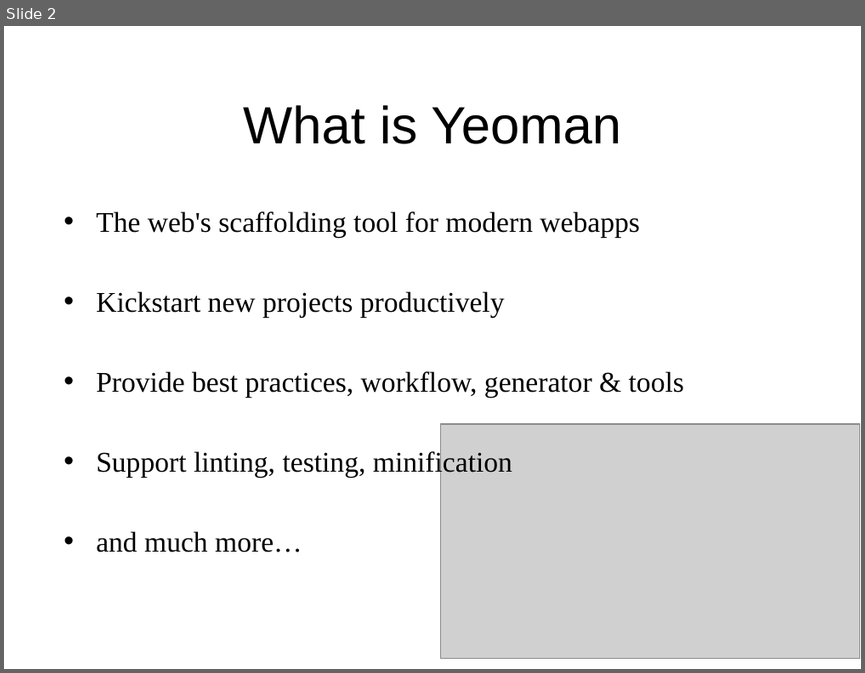
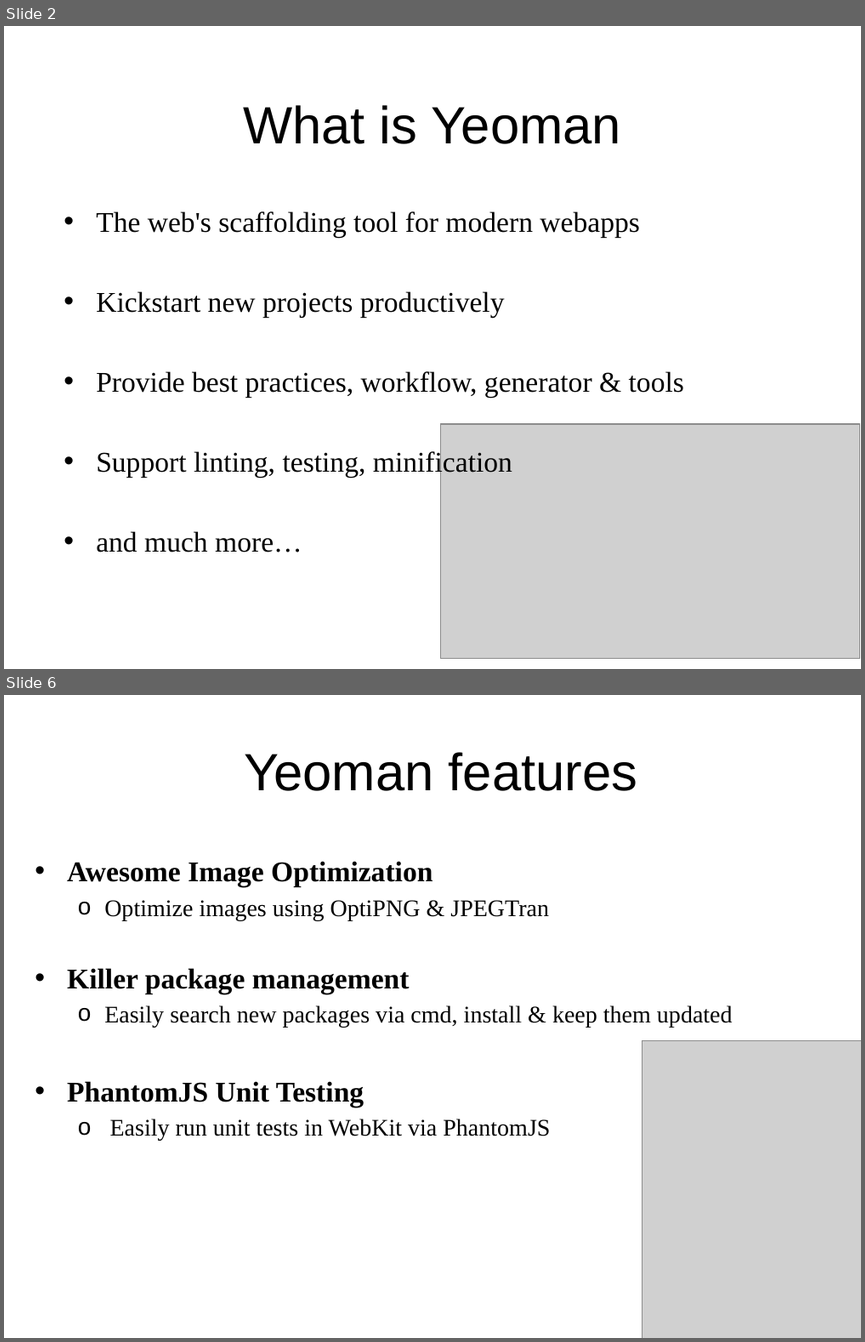
Before and after one commit to sonvq-qsoftvn/angularjs-training, a slide deck: QS_Training_AngularJS_Yeoman, Grunt, Gulp - SonVQ.pptx. Shown one above the other, each under a label of ours: slide 2 before the commit, slides 2 and 6 after it; the slides between them are not shown. The pictures are 865x673 and 865x1342 pixels, drawn with LibreOffice and Linux fonts; fonts in the diff are those of the drawing; grey boxes stand for pictures; background and template pictures are left out. Boxes give left, top, right and bottom in pixels: in the first picture for what was removed or moved away, otherwise in the second. Text is boxed around its words. In the diff, an @@ line names an element or a change of style, - is before the commit and + after.

```diff
--- a/QS_Training_AngularJS_Yeoman, Grunt, Gulp - SonVQ.pptx
+++ b/QS_Training_AngularJS_Yeoman, Grunt, Gulp - SonVQ.pptx
@@ slide 6 added at [4, 695, 861, 1338], background picture (left out) @@
@@ title added at [244, 752, 637, 791], 44 pt, text #000000 @@
+Yeoman features
@@ text added at [67, 861, 732, 1140], 20 pt, text #000000 @@
+• Awesome Image Optimization
+  o Optimize images using OptiPNG & JPEGTran
+• Killer package management
+  o Easily search new packages via cmd, install & keep them updated
+• PhantomJS Unit Testing
+  o Easily run unit tests in WebKit via PhantomJS
@@ picture added at [642, 1040, 861, 1338] @@
```
Also in this commit, not shown: 2 slides changed, 14 other slides added, 1 slide removed, 4 other files.
